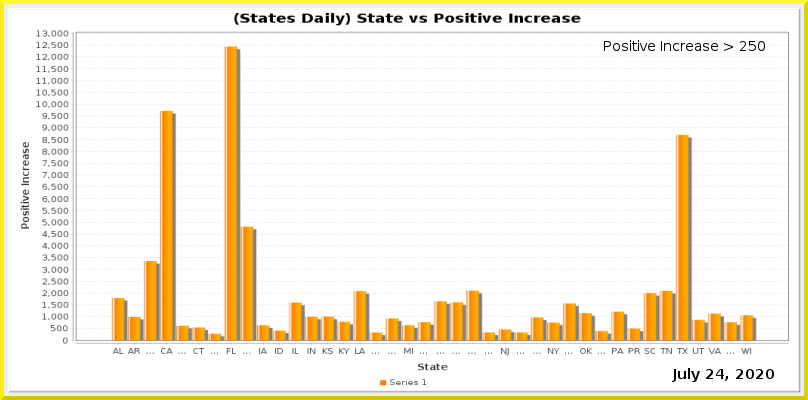
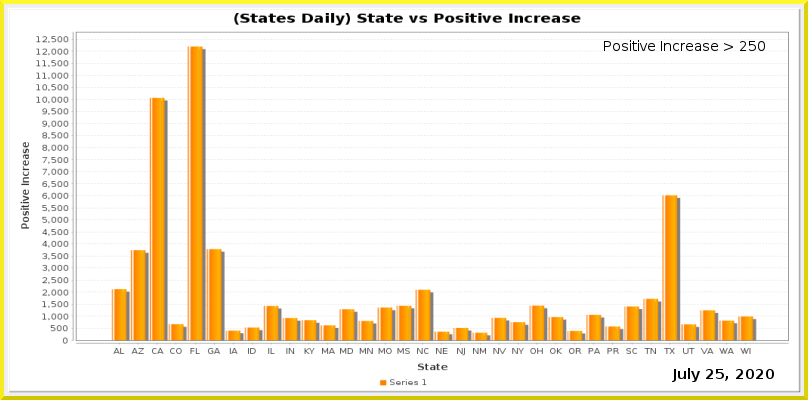
Two versions of the same layered image (808px x 400px). Layer-by-layer changes:
painted on "Current Date" over left=716, top=369, right=724, bottom=379
painted on "Date_vs_TestIncrease.png" over left=36, top=30, right=789, bottom=356
